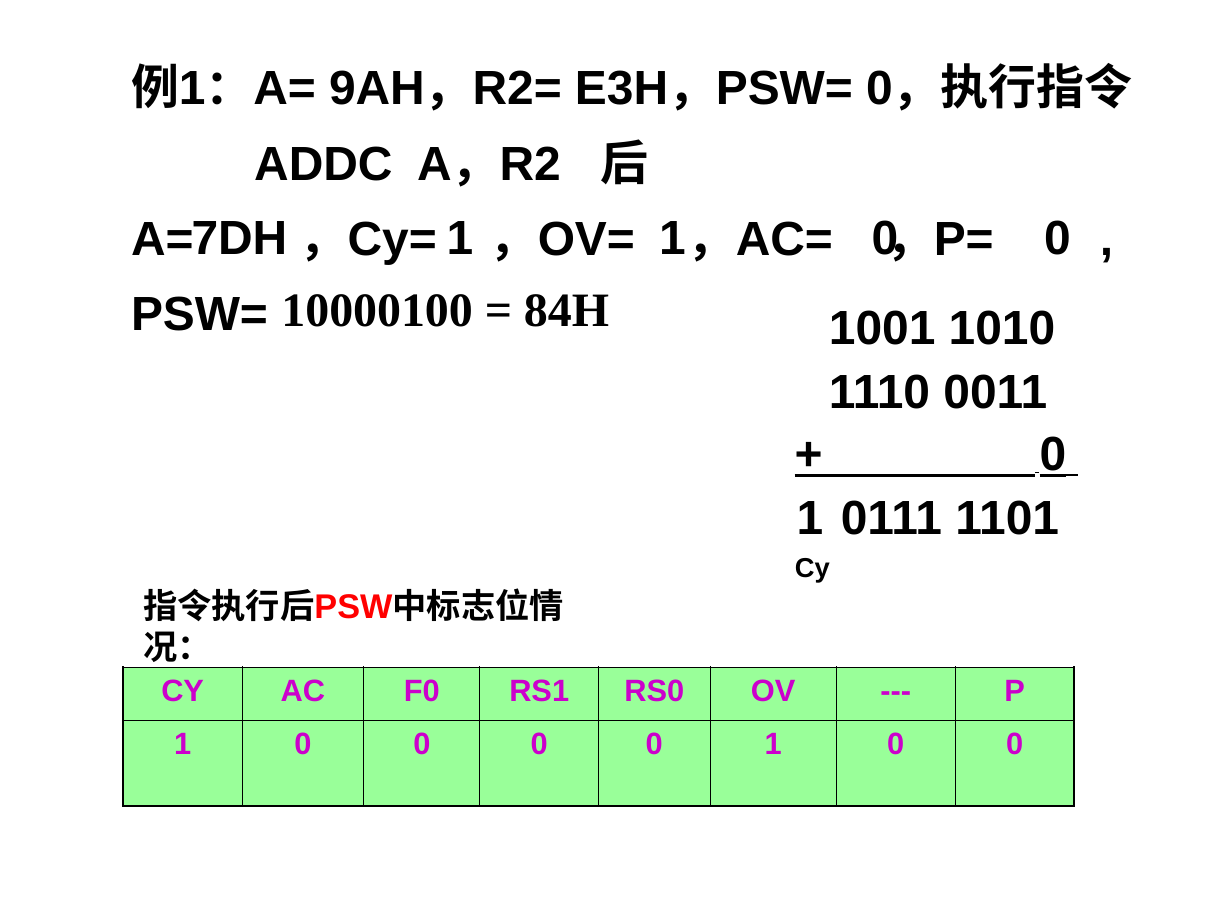
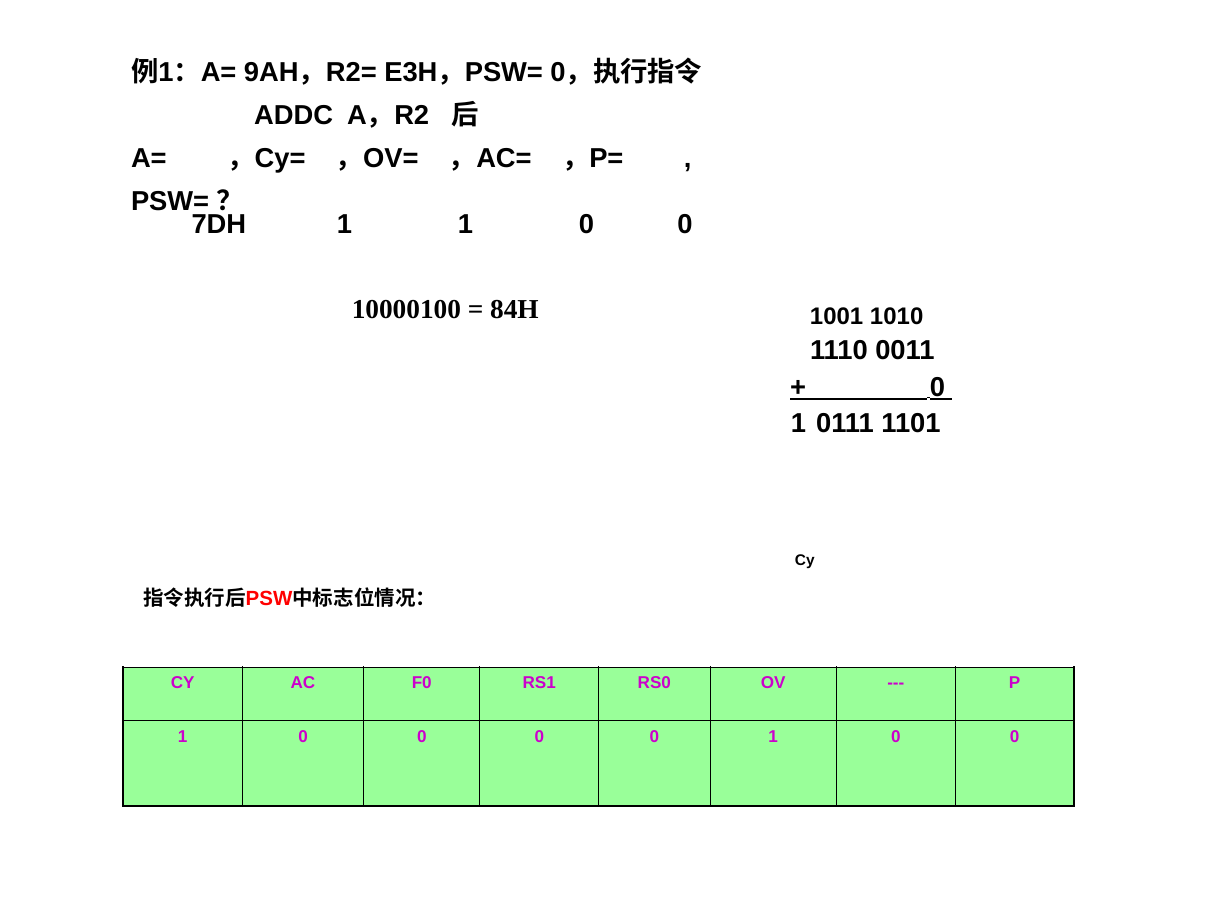
Before and after one commit to ZJWang9928/Own-Notes, a slide deck: slide 28 of 单片机课件/第2章+单片机指令系统-1.ppt. Drawn at 1232x924 pixels with LibreOffice and Linux fonts; fonts in the diff are those of the drawing. Boxes give left, top, right and bottom in pixels: in the first picture for what was removed or moved away, otherwise in the second. Text is boxed around its words. In the diff, an @@ line names an element or a change of style, - is before the commit and + after.

```diff
--- a/单片机课件/第2章+单片机指令系统-1.ppt
+++ b/单片机课件/第2章+单片机指令系统-1.ppt
@@ size 28 to 16 pt; less space between paragraphs in 3 elements at (131,58,702,171), (192,214,692,234), (352,299,539,319) @@
@@ text "10000100 = 84H": place and size @@
-text "10000100 = 84H" at (281,294,609,327)
+text "10000100 = 84H" at (352,299,539,319)
@@ text "1001 1010" at (791,307,945,433): size 28 to 14 pt in "1001 1010"; size 28 to 16 pt in "1110 0011", "+ 0", "1 0111 1101"; less space between paragraphs @@
@@ text "Cy" at (795,554,815,568): size 16 to 9 pt; less space between paragraphs @@
@@ text "指令执行后PSW中标志位情况：" at (143,587,436,607): size 20 to 12 pt; less space between paragraphs @@
@@ table at (123,668,1076,807) @@
@@ size 18 to 10 pt @@
```
Also in this commit, not shown: 19 other slides changed, 17 other files.
